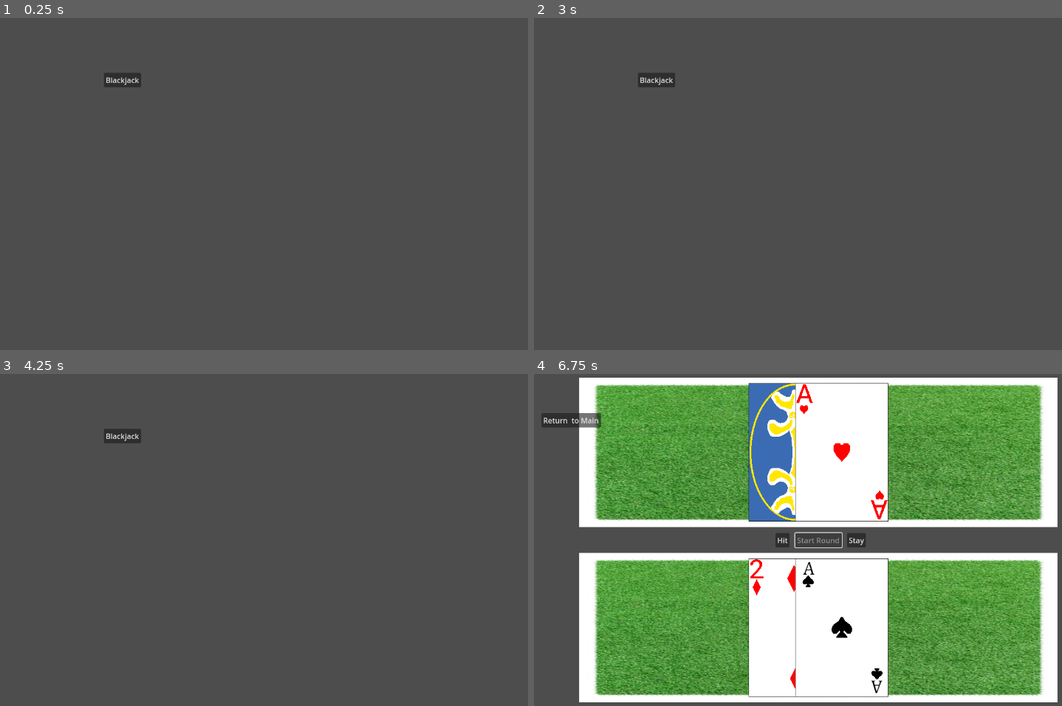
Above: before the commit, frames 1-4 (two rows, left to right).
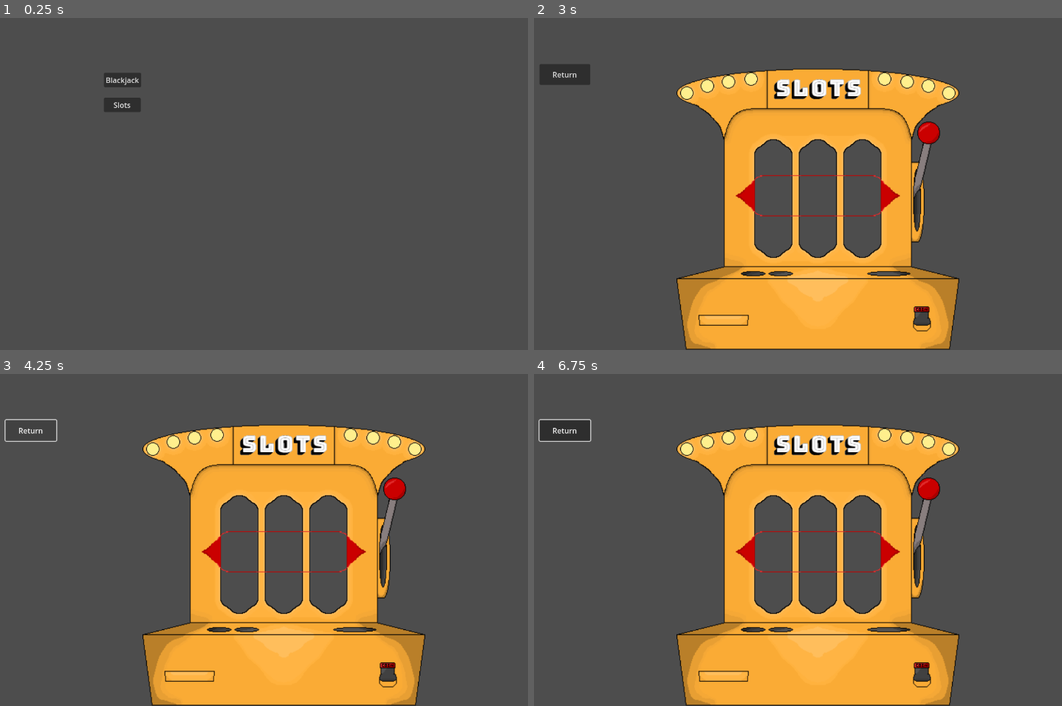
Above: after the commit, the same moments.

Repository: OwenFrakes/congressAppChallenge
Game: Godot game, scene res://Scenes/playerMovement.tscn
Two runs of this game, one before a commit and one after it. Both use one fixed random seed, a clock stepped at 60 frames per second and the inputs below.
Inputs (mouse positions are in pixels of both pictures, inside the frame that each line leads up to):
- Up to frame 1 (0.25 s): no input
- Up to frame 2 (3 s): click "Blackjack" at 0.5 s; click "Start Round" at 1.25 s; click "Return to Main" at 2 s; click (655, 104) at 2.75 s, where only the run after the commit has a clickable "Slots"
- Up to frame 3 (4.25 s): click (31, 430) at 3.5 s, where only the run after the commit has a clickable "Return"
- Up to frame 4 (6.75 s): click (655, 437) at 4.25 s, where only the run before the commit has a clickable "Blackjack"; click (819, 540) at 5 s, where only the run before the commit has a clickable "Start Round"

The runs differ from the first frame. In frame 1, 0.3% of the frame differs, in the area x 19-27%, y 24-29%; in frame 2, 30%; in frame 3, 30%; in frame 4, 84%, in the area x 0-100%, y 1-100%.

Commit message:
Slots Origin
added button to travel to slots, added slot machine sprite, added button to return to pick screen (Not Functional Yet)

Diff:
--- a/Scenes/playerMovement.tscn
+++ b/Scenes/playerMovement.tscn
@@ -26,4 +26,13 @@
 [node name="Player" type="Node" parent="."]
 script = ExtResource("2_aa37n")
 
+[node name="SlotsButton" type="Button" parent="."]
+offset_left = 249.0
+offset_top = 173.0
+offset_right = 329.0
+offset_bottom = 203.0
+text = "Slots"
+
 [connection signal="pressed" from="BlackJackButton" to="PlayerMover" method="_on_black_jack_button_pressed"]
+[connection signal="pressed" from="SlotsButton" to="PlayerMover" method="_on_button_pressed"]
+[connection signal="pressed" from="SlotsButton" to="PlayerMover" method="_on_slots_button_pressed"]
--- /dev/null
+++ b/Scenes/slots.tscn
@@ -0,0 +1,17 @@
+[gd_scene load_steps=2 format=3 uid="uid://cvcnpudfilq4h"]
+
+[ext_resource type="Texture2D" uid="uid://cywlyamdicsed" path="res://Resources/SlotMachine.png" id="1_0ends"]
+
+[node name="Slots" type="Node2D"]
+
+[node name="SlotMachine" type="Sprite2D" parent="."]
+position = Vector2(639, 413)
+scale = Vector2(1.53, 1.53)
+texture = ExtResource("1_0ends")
+
+[node name="homeButton" type="Button" parent="."]
+offset_left = 36.0
+offset_top = 100.0
+offset_right = 146.0
+offset_bottom = 145.0
+text = "Return"
--- a/Scripts/player_mover.gd
+++ b/Scripts/player_mover.gd
@@ -15,3 +15,7 @@
 
 func _on_pressed() -> void:
 	changeToMain()
+
+func _on_slots_button_pressed() -> void:
+	var newScene = load("res://Scenes/slots.tscn")
+	get_tree().change_scene_to_packed(newScene)
--- /dev/null
+++ b/Scripts/slots.gd
@@ -0,0 +1,11 @@
+extends Node
+
+
+# Called when the node enters the scene tree for the first time.
+func _ready() -> void:
+	pass # Replace with function body.
+
+
+# Called every frame. 'delta' is the elapsed time since the previous frame.
+func _process(delta: float) -> void:
+	pass
Binary file added: Resources/SlotMachine.png
Not shown, added: Resources/SlotMachine.png.import
